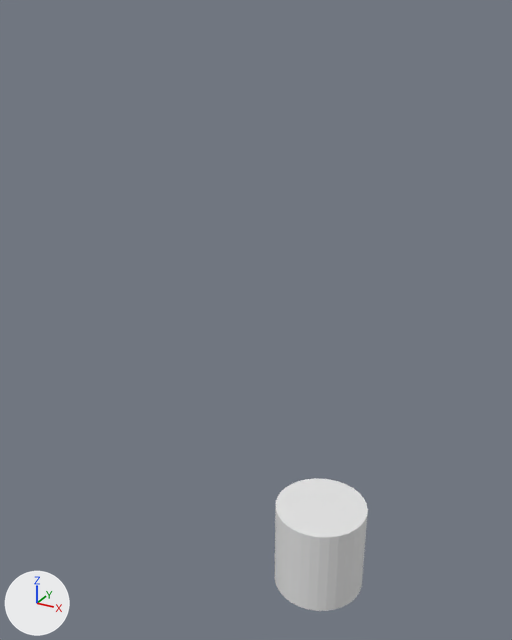
The Blender file Yerkhan/Displai.blend, before and after one commit.
Camera for both pictures: a 50 mm lens placed at (4.8, -11.67, 10.92), pointed at (-1.85, 0.4, 4.88). Every picture has the same lights, and +X, +Y and +Z are marked at lower left.
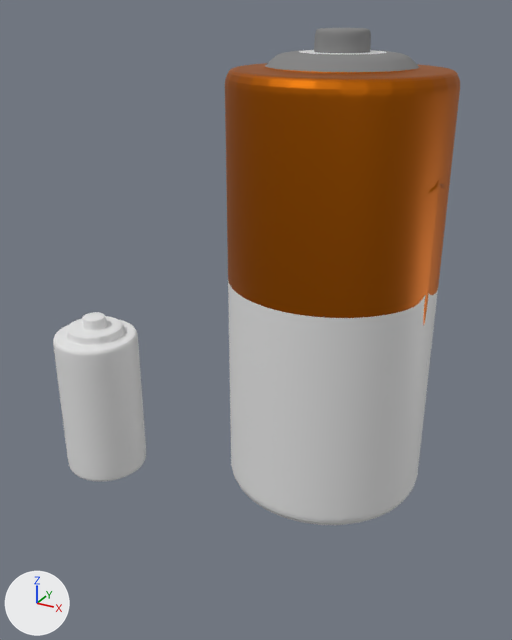
The newer file is also turned or shifted as a whole; pictures and numbers use the older file's frame.

Where the change shows, as pixel boxes (x1, y1, x2, y2) in the pictures (512 x 640 px):
'battarey1', shown
    after: (225, 28, 460, 525)
'Cylinder', reshaped, modifiers changed (27% taller)
    before: (275, 478, 368, 611)
    after: (53, 312, 146, 481)
part 1 of me_cylinder_005, added
    after: (53, 312, 146, 481)
part 2 of me_cylinder_005, deleted
    before: (275, 478, 368, 611)

The change, as a diff of the scene's bpy script:
```diff
--- a/Yerkhan/Displai.blend.py
+++ b/Yerkhan/Displai.blend.py
@@ mat_material_016 @@
+mat_material_016 = principled_material('Material.016')
+mat_material_016.base_color = (0.8, 0.8, 0.8)  # white #e7e7e7
@@ mat_material_014 @@
+mat_material_014 = principled_material('Material.014')
+mat_material_014.base_color = (0.8, 0.8, 0.8)  # white #e7e7e7
@@ mat_material_015 @@
+mat_material_015 = principled_material('Material.015')
+mat_material_015.base_color = (0.8, 0.8, 0.8)  # white #e7e7e7
@@ me_cylinder_005 @@
 # used by ob_cylinder; location = (0.0, 0.0, 0.0)
-me_cylinder_005.from_pydata(...)  # 64 vertices, 34 faces; spans x -1.0..1.0, y -1.0..1.0, z -1.0..1.0
+me_cylinder_005.from_pydata(...)  # 928 vertices, 898 faces; spans x -7.0..-5.0, y -1.0..1.0, z 0.2..4.25
+# me_cylinder_005 part 1: 928 vertices added at x -7.0..-5.0, y -1.0..1.0, z 0.2..4.25
+# me_cylinder_005 part 2: 64 vertices removed from x -1.0..1.0, y -1.0..1.0, z -1.0..1.0
+# me_cylinder_005 part 3: the surface is now shaded smooth
+me_cylinder_005.materials.append(mat_material_014)  # white #e7e7e7
+me_cylinder_005.materials.append(mat_material_015)  # white #e7e7e7
+me_cylinder_005.materials.append(mat_material_016)  # white #e7e7e7
@@ ob_battarey1 @@
 _m = ob_battarey1.modifiers.new('Subdivision', 'SUBSURF')
 _m.levels = 2
-ob_battarey1.hide_set(True)
@@ ob_cylinder @@
 ob_cylinder.location = (0.0, 0.0, 0.0)
+_m = ob_cylinder.modifiers.new('Subdivision', 'SUBSURF')
+_m.levels = 2
```
